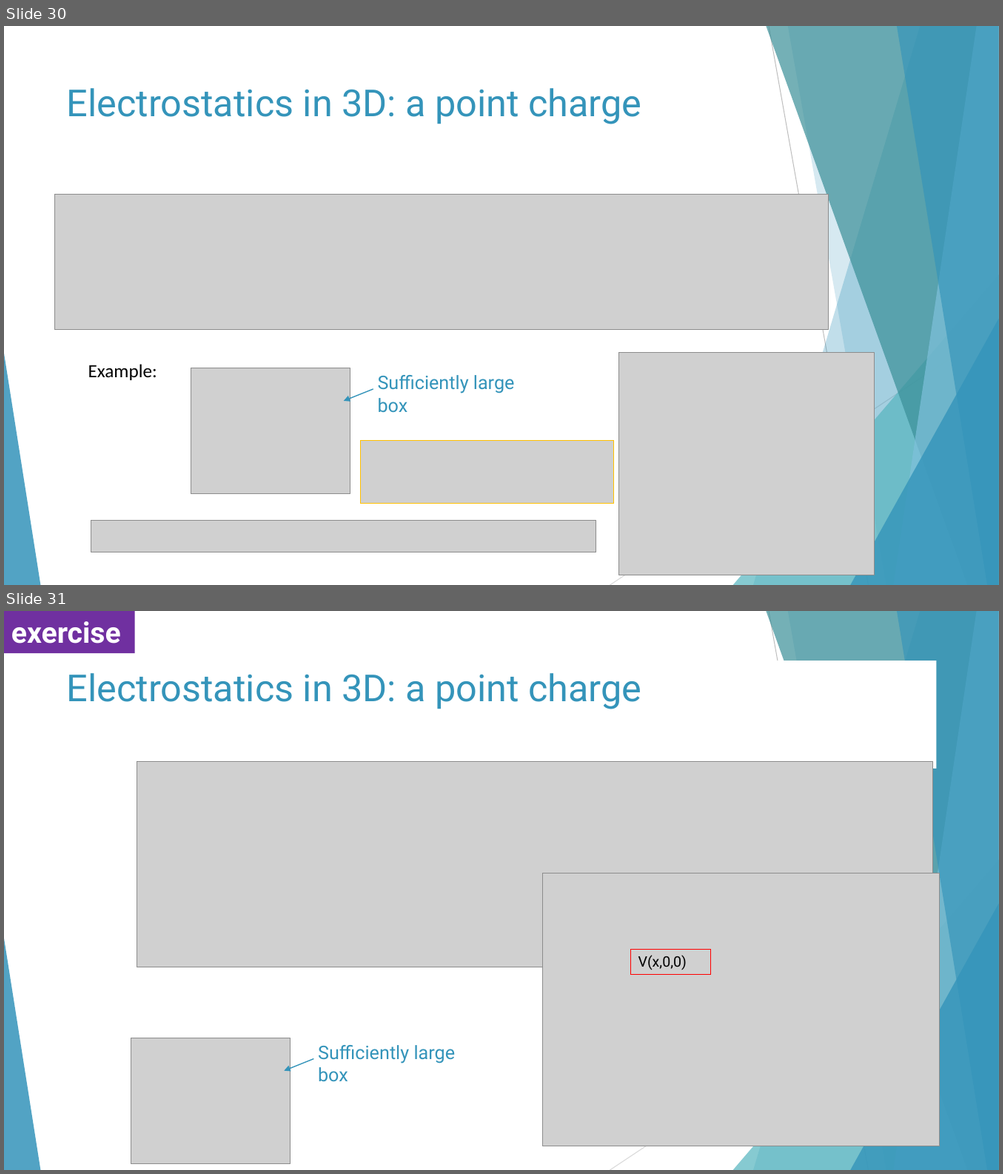
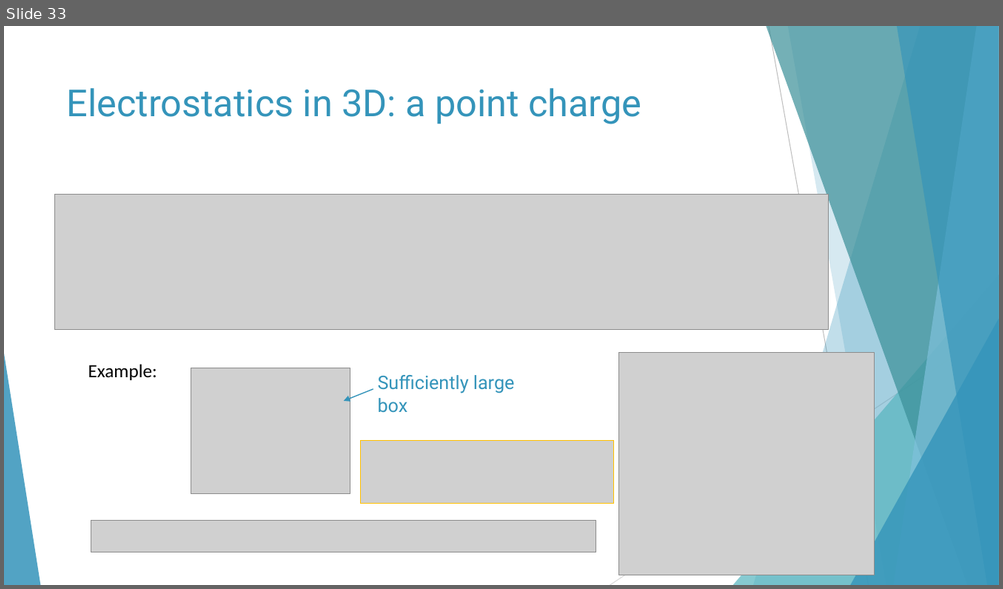
Before and after one commit to Wayne-4415/-, a slide deck: Partial differential equations (PDEs) 2021.pptx. Shown one above the other, each under a label of ours: slides 30 and 31 before the commit, slide 33 after it. The pictures are 1003x1174 and 1003x589 pixels, drawn with LibreOffice and Linux fonts; fonts in the diff are those of the drawing; grey boxes stand for pictures. Boxes give left, top, right and bottom in pixels: in the first picture for what was removed or moved away, otherwise in the second. Text is boxed around its words. In the diff, an @@ line names an element or a change of style, - is before the commit and + after.

```diff
--- a/Partial differential equations (PDEs) 2021.pptx
+++ b/Partial differential equations (PDEs) 2021.pptx
@@ slide 31 removed at [4,611,999,1170], background #FFFFFF; not listed: 10 template elements that a slide beside it also shows @@
@@ rectangle removed at [4,611,134,653] @@
-exercise
@@ title removed at [67,673,641,709] @@
-Electrostatics in 3D: a point charge
@@ picture removed at [136,762,932,968] @@
@@ picture removed at [543,873,939,1147] @@
@@ rectangle removed at [631,950,711,975] @@
-V(x,0,0)
@@ picture removed at [131,1039,290,1165] @@
@@ text removed at [318,1045,455,1082] @@
-Sufficiently large box
@@ arrow removed from (313, 1059) to (284, 1071) @@
@@ what was slide 30 is now slide 33 @@
```
Also in this commit, not shown: 14 slides changed, 6 slides added, 4 other slides removed, 1 other file.
